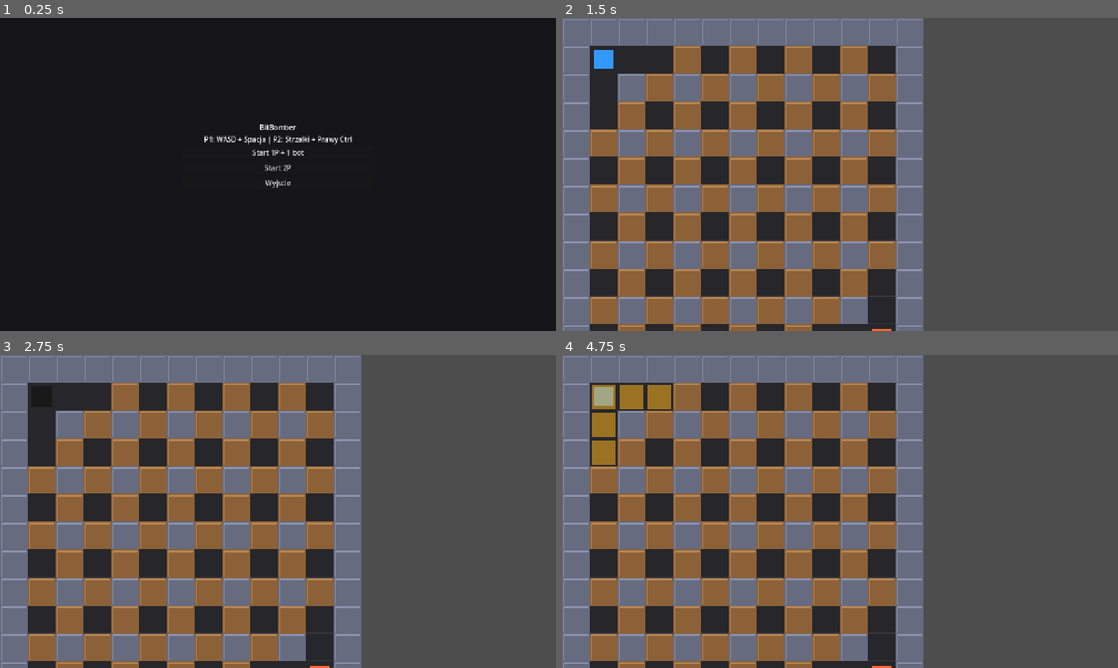
Above: before the commit, frames 1-4 (two rows, left to right).
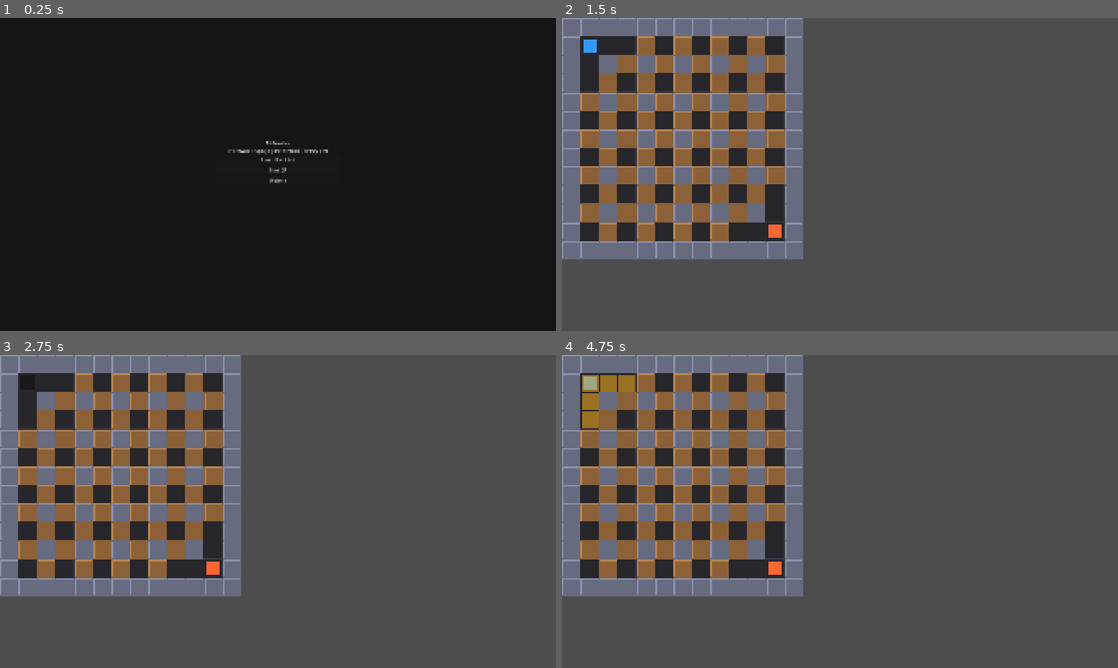
Above: after the commit, the same moments.

Repository: DaVideX12324/BitBomber
Game: Godot game, scene res://scenes/menus/main_menu.tscn
Two runs of this game, one before a commit and one after it. Both use one fixed random seed, a clock stepped at 60 frames per second and the inputs below.
Inputs:
- Up to frame 1 (0.25 s): no input
- Up to frame 2 (1.5 s): click "Start 1P + 1 bot" at 0.5 s; tap Enter at 1.25 s
- Up to frame 3 (2.75 s): tap Space at 2 s
- Up to frame 4 (4.75 s): tap Enter at 2.75, 4.25 s; tap Space at 3.5 s

The runs differ from the first frame. In frame 1, 0.8% of the frame differs, in the area x 36-64%, y 34-55%; in frame 2, 52%, in the area x 0-65%, y 0-100%; in frame 3, 52%; in frame 4, 52%.

Commit message:
Set 1920x1080 borderless; update arena IDs
Increase default window size to 1920x1080 and enable borderless mode. Add an extra InputEventKey to the p2_bomb mapping (physical_keycode 4194326). The arena.tscn file was updated by Godot (removed load_steps and added unique_id attributes to nodes). These changes adjust display settings, add an alternate bomb key for player 2, and update scene metadata.

Diff:
--- a/project.godot
+++ b/project.godot
@@ -28,8 +28,9 @@
 
 [display]
 
-window/size/viewport_width=1280
-window/size/viewport_height=720
+window/size/viewport_width=1920
+window/size/viewport_height=1080
+window/size/borderless=true
 window/stretch/mode="canvas_items"
 
 [input]
@@ -82,6 +83,7 @@
 p2_bomb={
 "deadzone": 0.5,
 "events": [Object(InputEventKey,"resource_local_to_scene":false,"resource_name":"","device":-1,"window_id":0,"alt_press …(195 unchanged characters)…
+, Object(InputEventKey,"resource_local_to_scene":false,"resource_name":"","device":-1,"window_id":0,"alt_pressed":false,"shift_pressed":false,"ctrl_pressed":false,"meta_pressed":false,"pressed":false,"keycode":0,"physical_keycode":4194326,"key_label":0,"unicode":0,"location":0,"echo":false,"script":null)
 ]
 }
 quiz_p1_a={
--- a/scenes/maps/arena.tscn
+++ b/scenes/maps/arena.tscn
@@ -1,14 +1,14 @@
-[gd_scene load_steps=2 format=3 uid="uid://b677x2ai7vbp7"]
+[gd_scene format=3 uid="uid://b677x2ai7vbp7"]
 
 [ext_resource type="Script" uid="uid://c740eci0tefh" path="res://scripts/arena.gd" id="1"]
 
-[node name="Arena" type="Node2D"]
+[node name="Arena" type="Node2D" unique_id=1421254434]
 script = ExtResource("1")
 
-[node name="P1Spawn" type="Marker2D" parent="."]
+[node name="P1Spawn" type="Marker2D" parent="." unique_id=1338234779]
 position = Vector2(96, 96)
 
-[node name="P2Spawn" type="Marker2D" parent="."]
+[node name="P2Spawn" type="Marker2D" parent="." unique_id=1224878109]
 position = Vector2(736, 736)
 
-[node name="Players" type="Node2D" parent="."]
+[node name="Players" type="Node2D" parent="." unique_id=1078048261]
